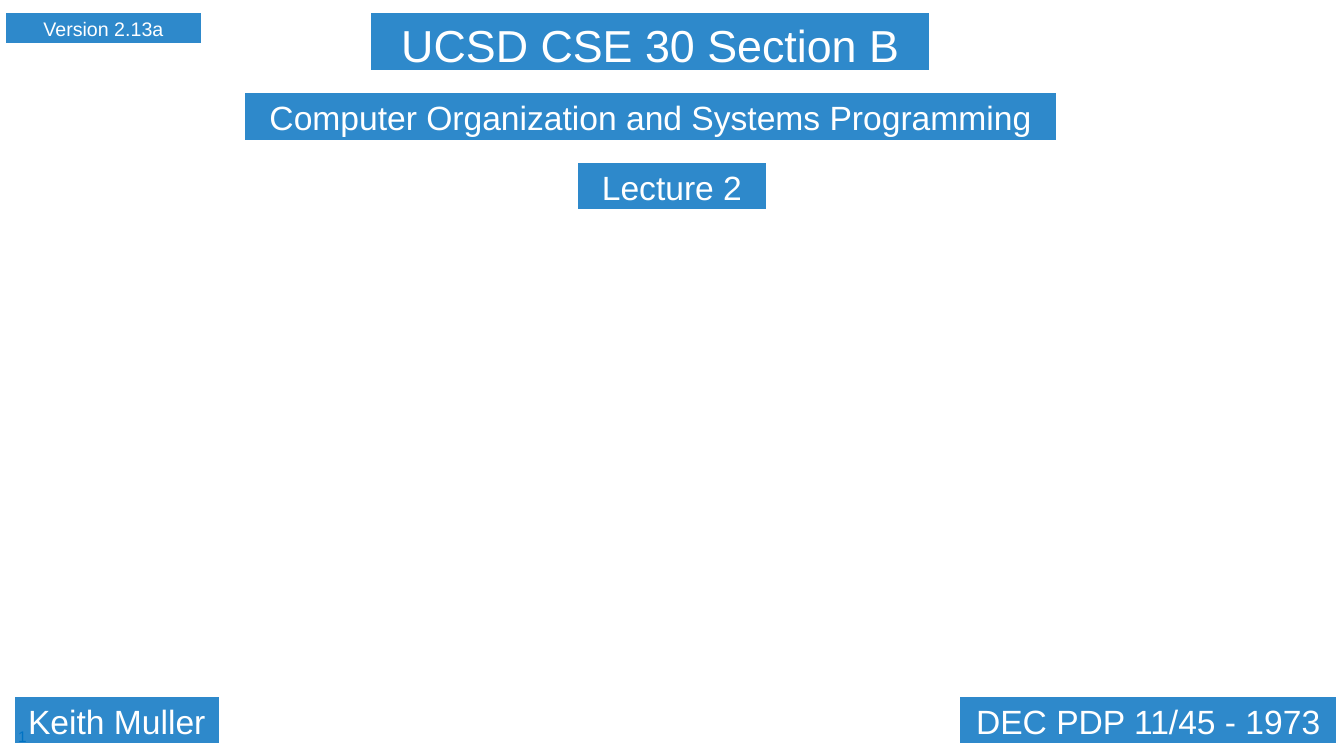
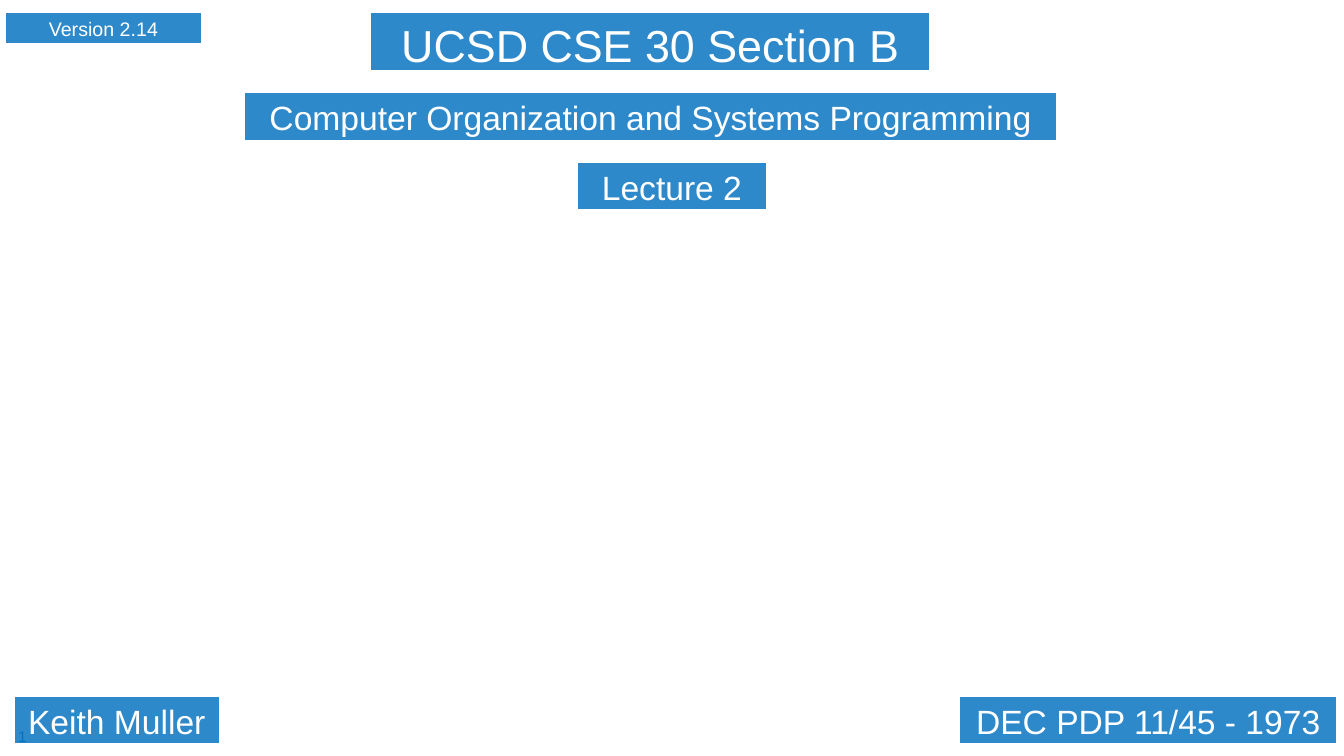
Before and after one commit to cse30-sp24/Muller-Slides, a slide deck: slide 1 of Lecture-2.pptx. Drawn at 1344x756 pixels with LibreOffice and Linux fonts; fonts in the diff are those of the drawing; background and template pictures are left out. Boxes give left, top, right and bottom in pixels: in the first picture for what was removed or moved away, otherwise in the second. Text is boxed around its words. In the diff, an @@ line names an element or a change of style, - is before the commit and + after.

```diff
--- a/Lecture-2.pptx
+++ b/Lecture-2.pptx
@@ text in rectangle at (x1=49, y1=21, x2=158, y2=36): text changed @@
-Version 2.13a
+Version 2.14
```
Also in this commit, not shown: 5 other slides changed, 56 slides removed, 3 other files.
